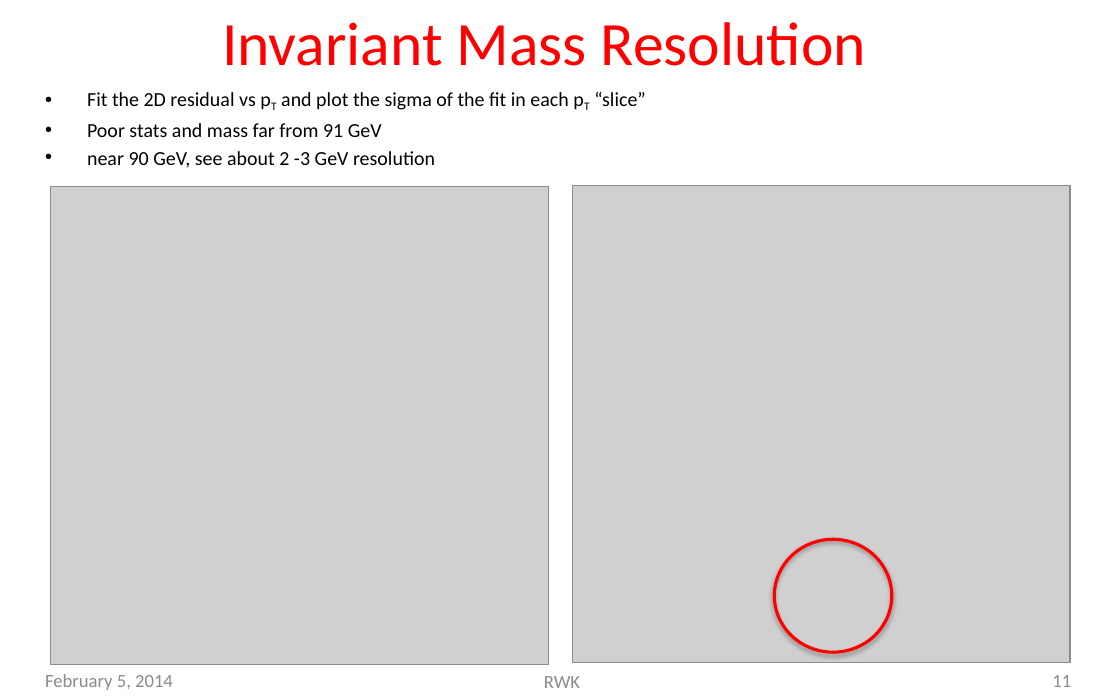
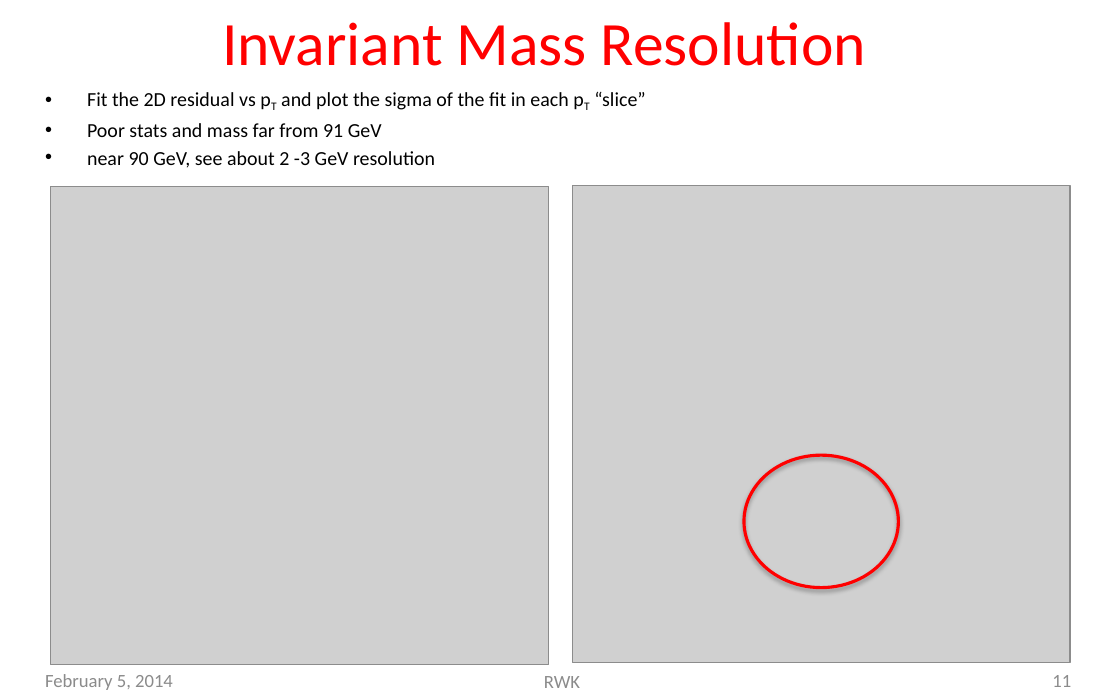
Before and after one commit to kelleyrw/AnalysisTutorial, a slide deck: slide 11 of docs/demo_z_analysis.pptx. Drawn at 1120x700 pixels with LibreOffice and Linux fonts; fonts in the diff are those of the drawing; grey boxes stand for pictures; background and template pictures are left out. Boxes give left, top, right and bottom in pixels: in the first picture for what was removed or moved away, otherwise in the second. Text is boxed around its words. In the diff, an @@ line names an element or a change of style, - is before the commit and + after.

```diff
--- a/docs/demo_z_analysis.pptx
+++ b/docs/demo_z_analysis.pptx
@@ ellipse: place and size @@
-ellipse at bbox=[774, 539, 892, 652]
+ellipse at bbox=[744, 455, 898, 587]
```
Also in this commit, not shown: 11 other files.
